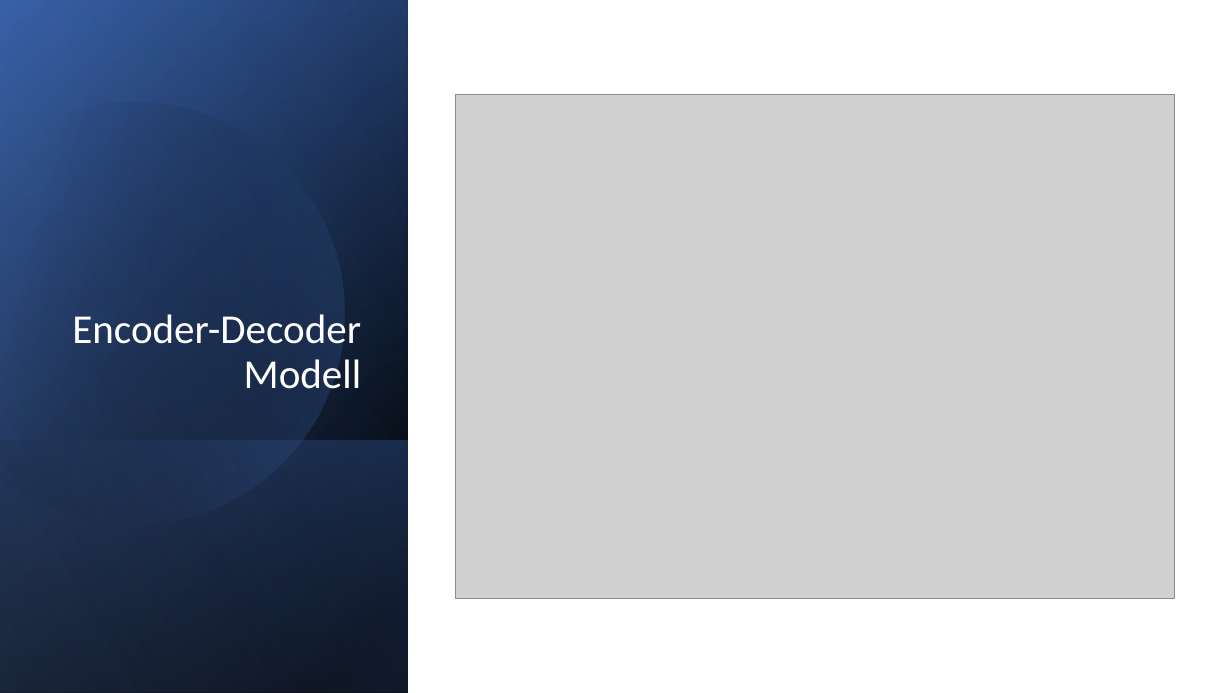
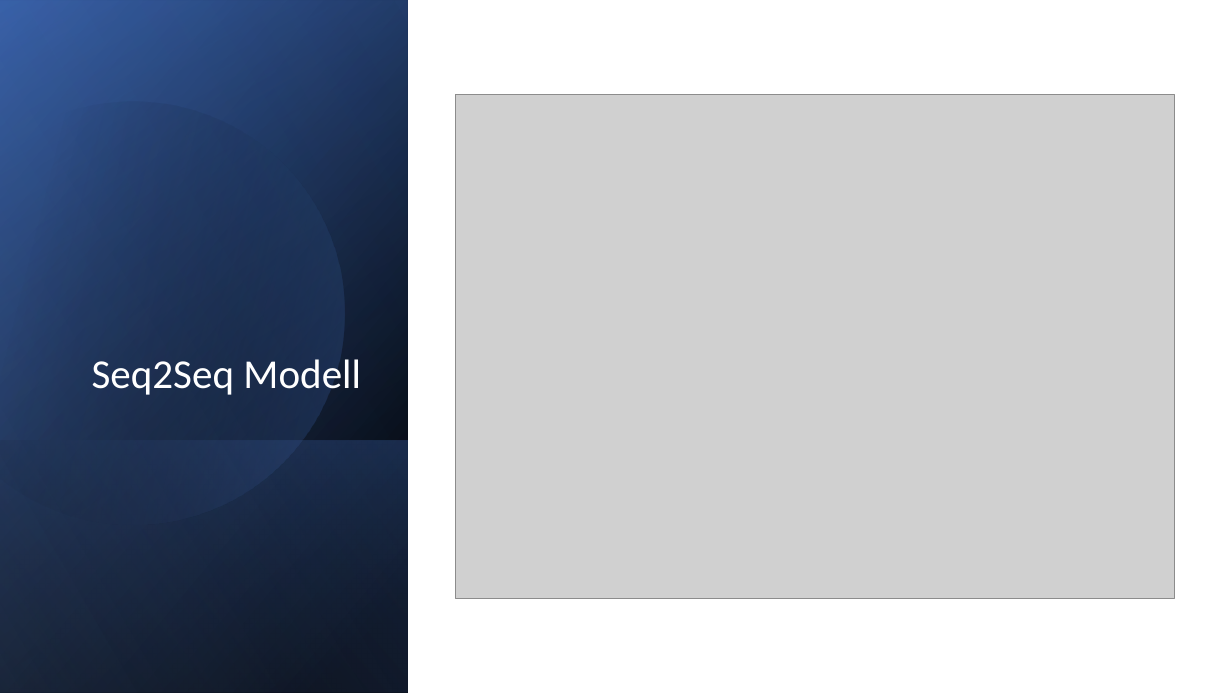
Before and after one commit to techsupport-noah/ML-Projekt, a slide deck: slide 8 of Chatbot.pptx. Drawn at 1232x693 pixels with LibreOffice and Linux fonts; fonts in the diff are those of the drawing; grey boxes stand for pictures. Boxes give left, top, right and bottom in pixels: in the first picture for what was removed or moved away, otherwise in the second. Text is boxed around its words. In the diff, an @@ line names an element or a change of style, - is before the commit and + after.

```diff
--- a/Chatbot.pptx
+++ b/Chatbot.pptx
@@ title at bbox=[92, 359, 361, 395]: text changed @@
-Encoder-Decoder Modell
+Seq2Seq Modell
```
Also in this commit, not shown: 6 other slides changed.
